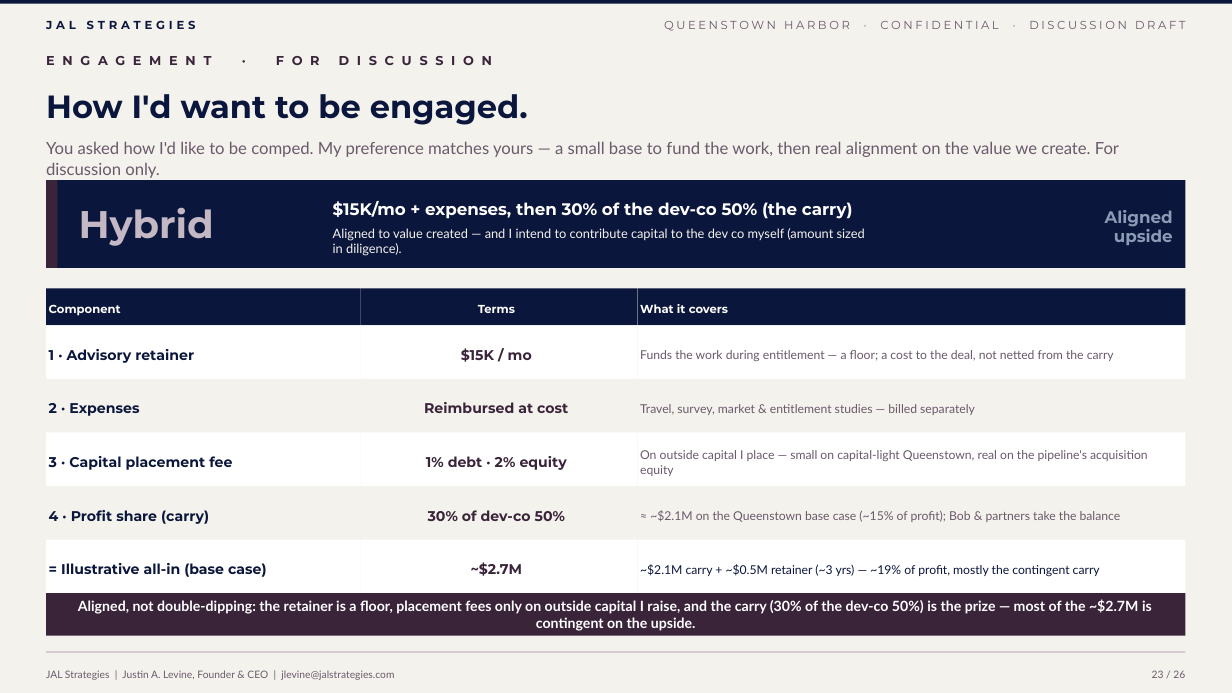
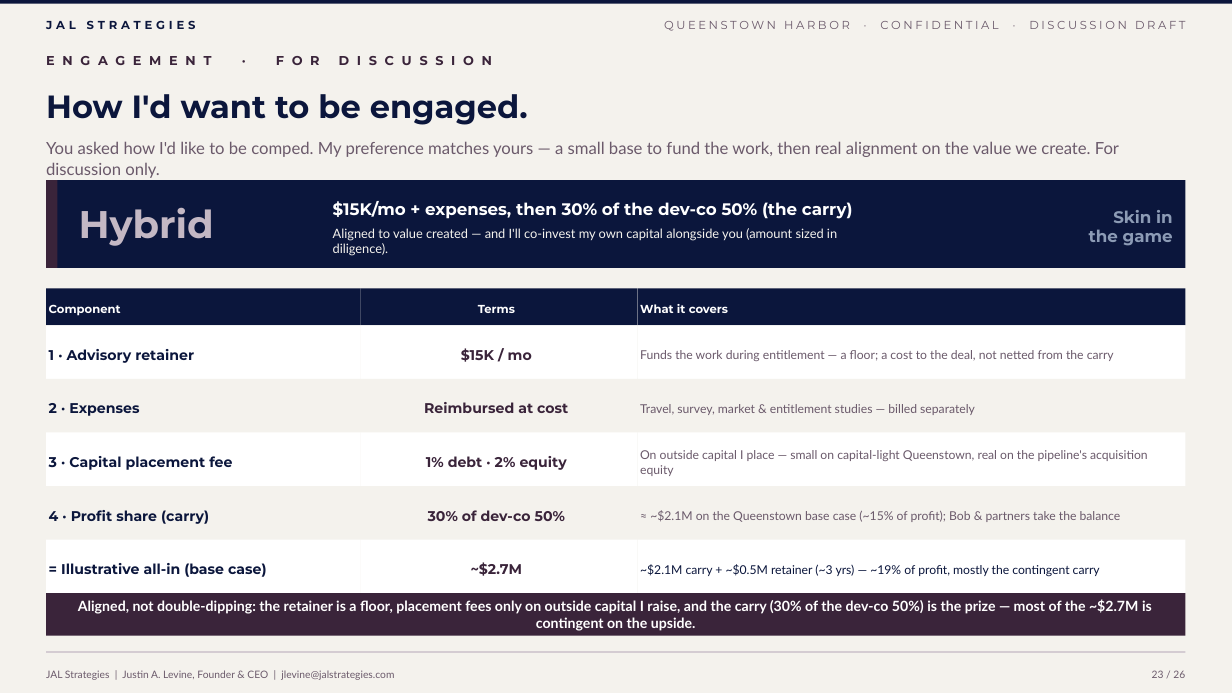
Before and after one commit to jlevine711/Apex, a slide deck: slide 23 of JAL_Queenstown_Harbor_Proposal.pptx. Drawn at 1232x693 pixels with LibreOffice and Linux fonts; fonts in the diff are those of the drawing. Boxes give left, top, right and bottom in pixels: in the first picture for what was removed or moved away, otherwise in the second. Text is boxed around its words. In the diff, an @@ line names an element or a change of style, - is before the commit and + after.

```diff
--- a/JAL_Queenstown_Harbor_Proposal.pptx
+++ b/JAL_Queenstown_Harbor_Proposal.pptx
@@ text at [333, 228, 837, 256]: text changed @@
-Aligned to value created — and I intend to contribute capital to the dev co myself (amount sized in diligence).
+Aligned to value created — and I'll co-invest my own capital alongside you (amount sized in diligence).
@@ text at [1089, 210, 1173, 246]: text changed @@
-Aligned
-upside
+Skin in
+the game
```
Also in this commit, not shown: 2 other slides changed, 2 other files.
